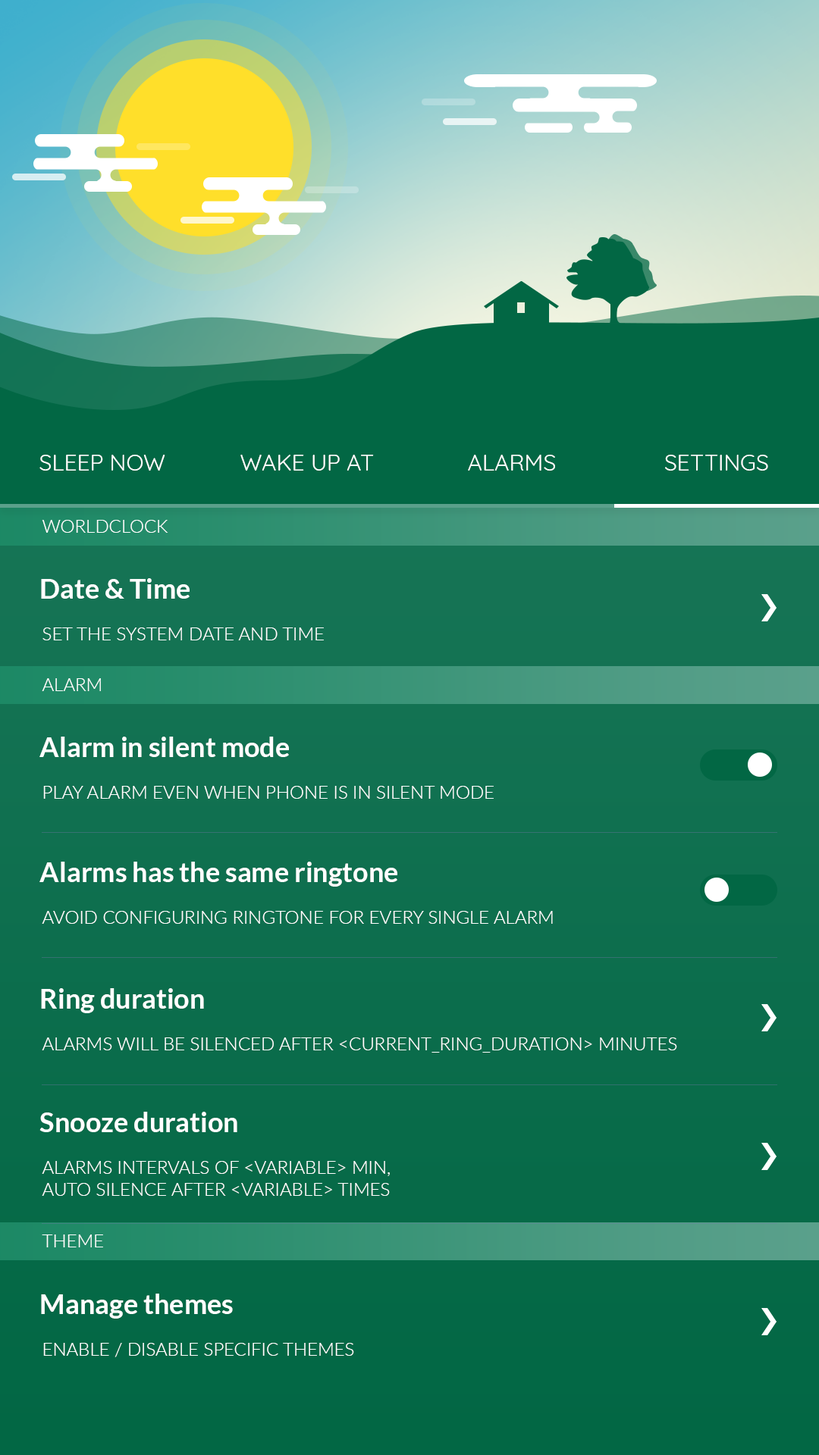
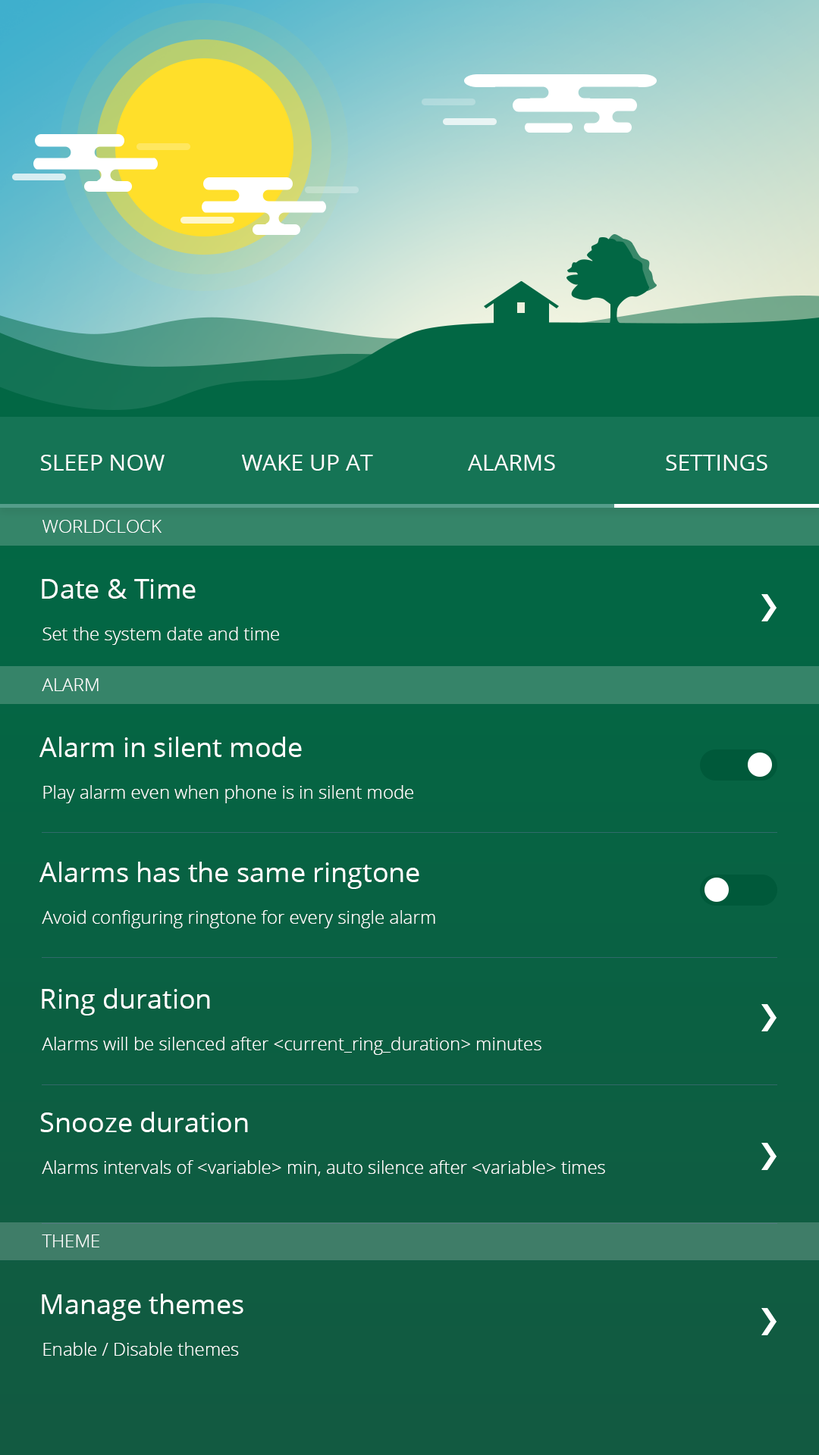
Revision of a layered 819px x 1455px image; what changed, layer by layer:
painted on "navbar_background" over bbox(0, 416, 819, 508)
"background" (1st of 3, in "main" › "BODY" › "worldclock" › "category_label"): opacity 100% → 20%, painted on it over bbox(0, 507, 819, 546)
painted on "Date & Time" over bbox(40, 578, 196, 599)
renamed "SET THE SYSTEM DATE AND TIME" to "Set the system date and time", painted on it over bbox(42, 626, 324, 646)
"background" (2nd of 3, in "main" › "BODY" › "alarm" › "category_label"): opacity 100% → 20%, painted on it over bbox(0, 666, 819, 705)
painted on "Alarm in silent mode" over bbox(39, 736, 302, 758)
renamed "PLAY ALARM EVEN WHEN PHONE IS IN SILENT MODE" to "Play alarm even when phone is in silent mode", painted on it over bbox(43, 785, 494, 804)
painted on "Prostokąt zaokrąglony 1" (1st of 2, in "main" › "BODY" › "alarm" › "category_body" › "silent mode" › "switch_button") over bbox(699, 749, 777, 781)
painted on "Alarms has the same ringtone" over bbox(39, 861, 420, 890)
renamed "avoid configuring ringtone for every single alarm" to "Avoid configuring ringtone for every single alarm", painted on it over bbox(41, 910, 553, 929)
painted on "Ring duration" over bbox(40, 988, 210, 1016)
painted on "Alarms will be silenced after <current_ring_duration> minutes" over bbox(41, 1036, 677, 1056)
painted on "Snooze duration" over bbox(39, 1111, 248, 1133)
renamed "Alarms intervals of <variable> min, auto silence after <variab" to "Alarms intervals of <variable> min, auto silence after <variabl", painted on it over bbox(41, 1160, 605, 1197)
"background" (3rd of 3, in "main" › "BODY" › "theme" › "category_label"): opacity 100% → 20%, painted on it over bbox(0, 1222, 819, 1261)
painted on "Manage themes" over bbox(40, 1293, 244, 1322)
renamed "ENABLE / DISABLE SPECIFIC THEMES" to "Enable / Disable themes", painted on it over bbox(43, 1342, 354, 1358)
…and 9 more changes (9 painted)
